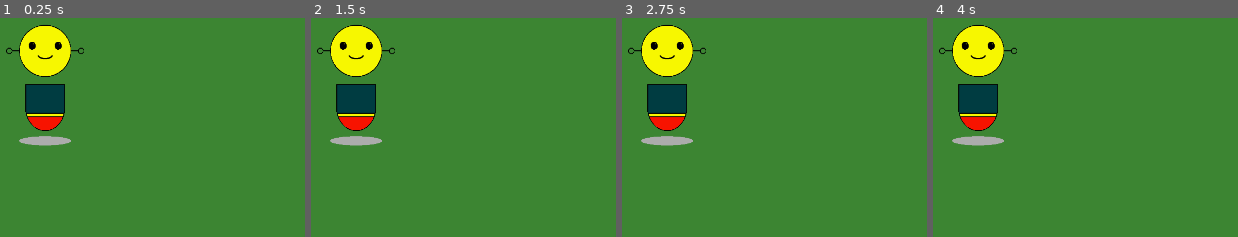
Above: before the commit, frames 1-4 (left to right).
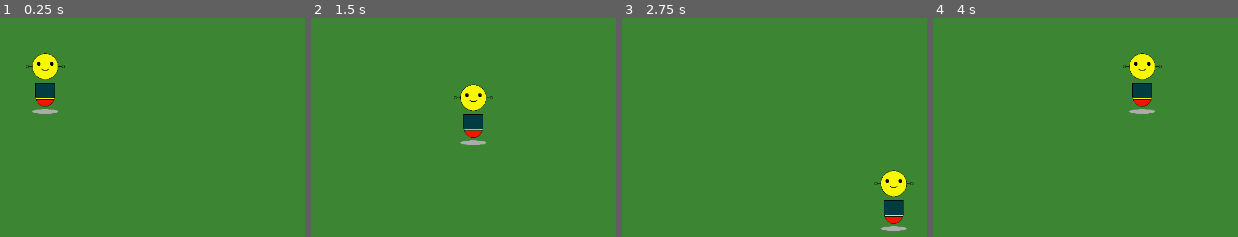
Above: after the commit, the same moments.

Repository: jacky-brownsteen/this-may-become-a-game-someday
Game: Godot game, scene res://Scenes/Environment/Game.tscn
Two runs of this game, one before a commit and one after it. Both use one fixed random seed, a clock stepped at 60 frames per second and the inputs below.
Inputs:
- Up to frame 1 (0.25 s): no input
- Up to frame 2 (1.5 s): tap Enter at 0.5 s; hold Right (ui_right) 0.53-1.28 s; hold Down (ui_down) from 1.28 s (still down)
- Up to frame 3 (2.75 s): release Down (ui_down) at 2.03 s; hold Right (ui_right) from 2.03 s (still down)
- Up to frame 4 (4 s): release Right (ui_right) at 2.78 s; hold Up (ui_up) 2.78-3.53 s; hold Left (ui_left) from 3.53 s (still down)

The runs differ from the first frame. In frame 1, 5.7% of the frame differs, in the area x 1-28%, y 3-59%; in frame 2, 8.1%; in frame 3, 8.1%, in the area x 1-96%, y 3-98%; in frame 4, 8.1%.

Commit message:
add: Player.gd; update: Player size and collision

Diff:
--- /dev/null
+++ b/resources/Scenes/Characters/Player.gd
@@ -0,0 +1,51 @@
+extends Area2D
+
+export var speed = 300
+var screen_size
+
+func _ready():
+	#hide()
+	screen_size = get_viewport_rect().size
+
+#func start(pos):
+	# Set the start position for every new game
+#	position = pos
+#	show()
+
+func _process(delta):
+	# Movement vector
+	var velocity = Vector2()
+
+	# Translate input to velocity
+	if Input.is_action_pressed("ui_right"):
+		velocity.x += 1
+	if Input.is_action_pressed("ui_left"):
+		velocity.x -= 1
+	if Input.is_action_pressed("ui_down"):
+		velocity.y += 1
+	if Input.is_action_pressed("ui_up"):
+		velocity.y -= 1
+
+	# Calculate velocity and handle the animation
+	if velocity.length() > 0:
+		velocity = velocity.normalized() * speed
+		$AnimatedSprite.play()
+	else:
+		$AnimatedSprite.stop()
+
+	# Set the new position based on velocity
+	position += velocity * delta
+
+	# Restrict the position to a specified range (screen size)
+	position.x = clamp(position.x, 0, screen_size.x)
+	position.y = clamp(position.y, 0, screen_size.y)
+
+	# Change sprite based on direction
+#	if velocity.x != 0:
+#		$AnimatedSprite.animation = "walk"
+#		$AnimatedSprite.flip_v = false
+#		$AnimatedSprite.flip_h = velocity.x < 0
+#	if velocity.y < 0:
+#		$AnimatedSprite.animation = "up"
+#	if velocity.y > 0:
+#		$AnimatedSprite.animation = "down"
--- a/resources/Scenes/Characters/Player.tscn
+++ b/resources/Scenes/Characters/Player.tscn
@@ -1,6 +1,7 @@
-[gd_scene load_steps=4 format=2]
+[gd_scene load_steps=5 format=2]
 
 [ext_resource path="res://Assets/Images/Sprites/robot.png" type="Texture" id=1]
+[ext_resource path="res://Scenes/Characters/Player.gd" type="Script" id=2]
 
 [sub_resource type="SpriteFrames" id=1]
 animations = [ {
@@ -11,13 +12,14 @@
 } ]
 
 [sub_resource type="CapsuleShape2D" id=2]
-radius = 50.0
-height = 121.0
+radius = 25.0473
+height = 60.3
 
 [node name="Player" type="Area2D"]
+script = ExtResource( 2 )
 
 [node name="AnimatedSprite" type="AnimatedSprite" parent="."]
-scale = Vector2( 0.5, 0.5 )
+scale = Vector2( 0.25, 0.25 )
 frames = SubResource( 1 )
 animation = "down"
 
--- a/resources/project.godot
+++ b/resources/project.godot
@@ -19,6 +19,37 @@
 window/size/width=1536
 window/size/height=1024
 
+[input]
+
+ui_left={
+"deadzone": 0.5,
+"events": [ Object(InputEventKey,"resource_local_to_scene":false,"resource_name":"","device":0,"alt":false,"shift":false,"control":false,"meta":false,"command":false,"pressed":false,"scancode":16777231,"unicode":0,"echo":false,"script":null)
+, Object(InputEventJoypadButton,"resource_local_to_scene":false,"resource_name":"","device":0,"button_index":14,"pressure":0.0,"pressed":false,"script":null)
+, Object(InputEventKey,"resource_local_to_scene":false,"resource_name":"","device":0,"alt":false,"shift":false,"control":false,"meta":false,"command":false,"pressed":false,"scancode":65,"unicode":0,"echo":false,"script":null)
+ ]
+}
+ui_right={
+"deadzone": 0.5,
+"events": [ Object(InputEventKey,"resource_local_to_scene":false,"resource_name":"","device":0,"alt":false,"shift":false,"control":false,"meta":false,"command":false,"pressed":false,"scancode":16777233,"unicode":0,"echo":false,"script":null)
+, Object(InputEventJoypadButton,"resource_local_to_scene":false,"resource_name":"","device":0,"button_index":15,"pressure":0.0,"pressed":false,"script":null)
+, Object(InputEventKey,"resource_local_to_scene":false,"resource_name":"","device":0,"alt":false,"shift":false,"control":false,"meta":false,"command":false,"pressed":false,"scancode":68,"unicode":0,"echo":false,"script":null)
+ ]
+}
+ui_up={
+"deadzone": 0.5,
+"events": [ Object(InputEventKey,"resource_local_to_scene":false,"resource_name":"","device":0,"alt":false,"shift":false,"control":false,"meta":false,"command":false,"pressed":false,"scancode":16777232,"unicode":0,"echo":false,"script":null)
+, Object(InputEventJoypadButton,"resource_local_to_scene":false,"resource_name":"","device":0,"button_index":12,"pressure":0.0,"pressed":false,"script":null)
+, Object(InputEventKey,"resource_local_to_scene":false,"resource_name":"","device":0,"alt":false,"shift":false,"control":false,"meta":false,"command":false,"pressed":false,"scancode":87,"unicode":0,"echo":false,"script":null)
+ ]
+}
+ui_down={
+"deadzone": 0.5,
+"events": [ Object(InputEventKey,"resource_local_to_scene":false,"resource_name":"","device":0,"alt":false,"shift":false,"control":false,"meta":false,"command":false,"pressed":false,"scancode":16777234,"unicode":0,"echo":false,"script":null)
+, Object(InputEventJoypadButton,"resource_local_to_scene":false,"resource_name":"","device":0,"button_index":13,"pressure":0.0,"pressed":false,"script":null)
+, Object(InputEventKey,"resource_local_to_scene":false,"resource_name":"","device":0,"alt":false,"shift":false,"control":false,"meta":false,"command":false,"pressed":false,"scancode":83,"unicode":0,"echo":false,"script":null)
+ ]
+}
+
 [physics]
 
 common/enable_pause_aware_picking=true
